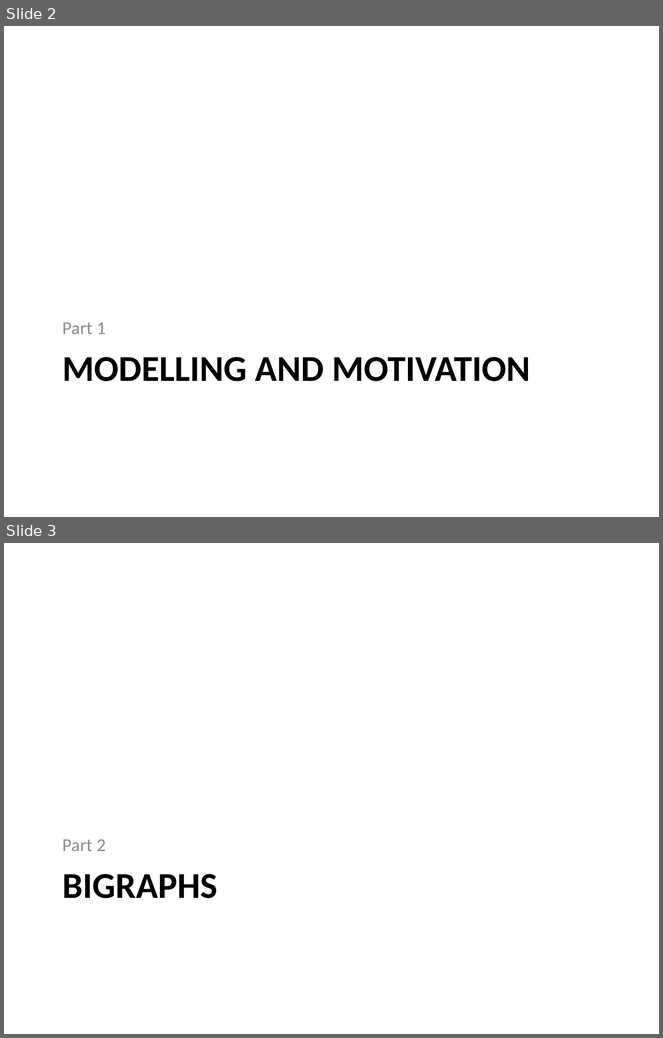
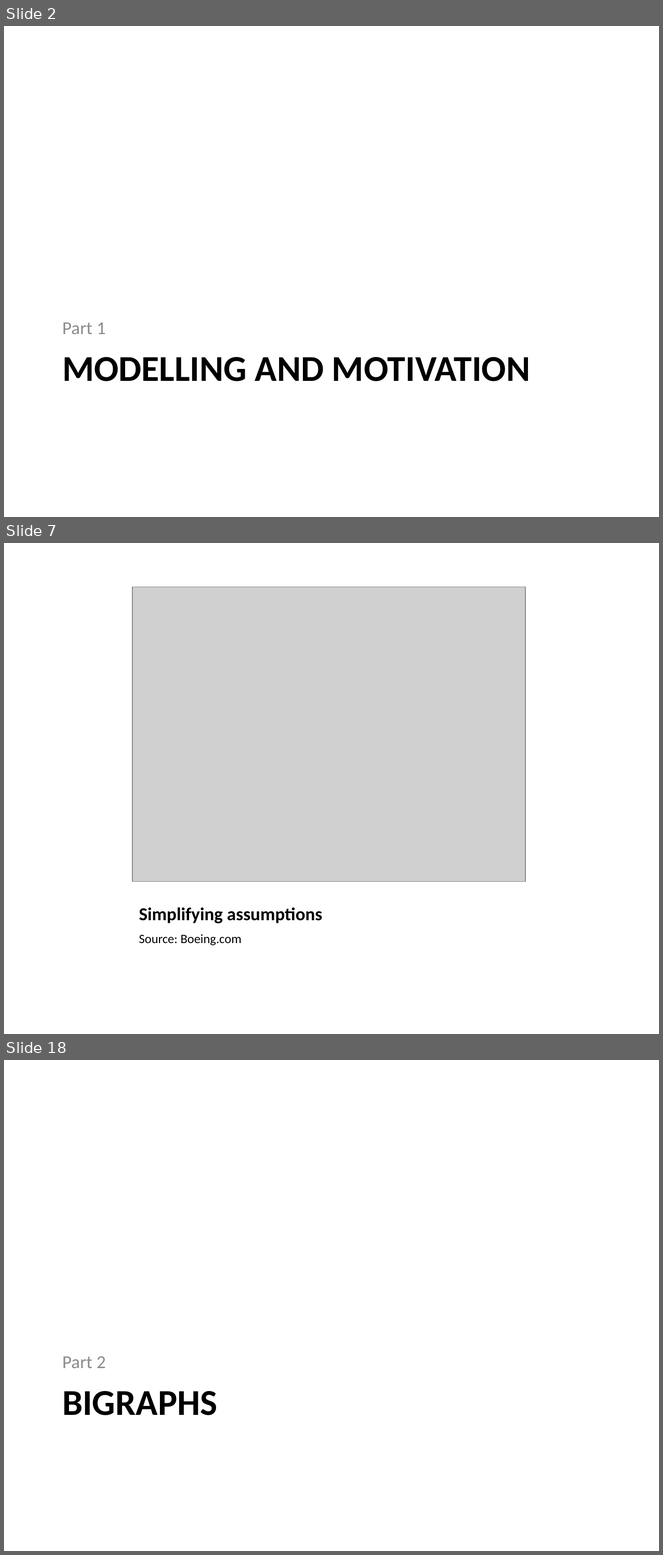
Before and after one commit to gian/defense, a slide deck: PhDDefense.pptx. Shown one above the other, each under a label of ours: slides 2 and 3 before the commit, slides 2, 7 and 18 after it; the slides between them are not shown. The pictures are 663x1038 and 663x1555 pixels, drawn with LibreOffice and Linux fonts; fonts in the diff are those of the drawing; grey boxes stand for pictures. Boxes give left, top, right and bottom in pixels: in the first picture for what was removed or moved away, otherwise in the second. Text is boxed around its words. In the diff, an @@ line names an element or a change of style, - is before the commit and + after.

```diff
--- a/PhDDefense.pptx
+++ b/PhDDefense.pptx
@@ slide 7 added at bbox=[4, 543, 659, 1034], background #FFFFFF @@
@@ picture added at bbox=[132, 587, 526, 882] @@
@@ title added at bbox=[139, 908, 322, 924], 20 pt, text #000000, bold @@
+Simplifying assumptions
@@ text added at bbox=[139, 935, 242, 946], 14 pt, text #000000 @@
+Source: Boeing.com
@@ what was slide 3 is now slide 18 @@
```
Also in this commit, not shown: 14 other slides added.
